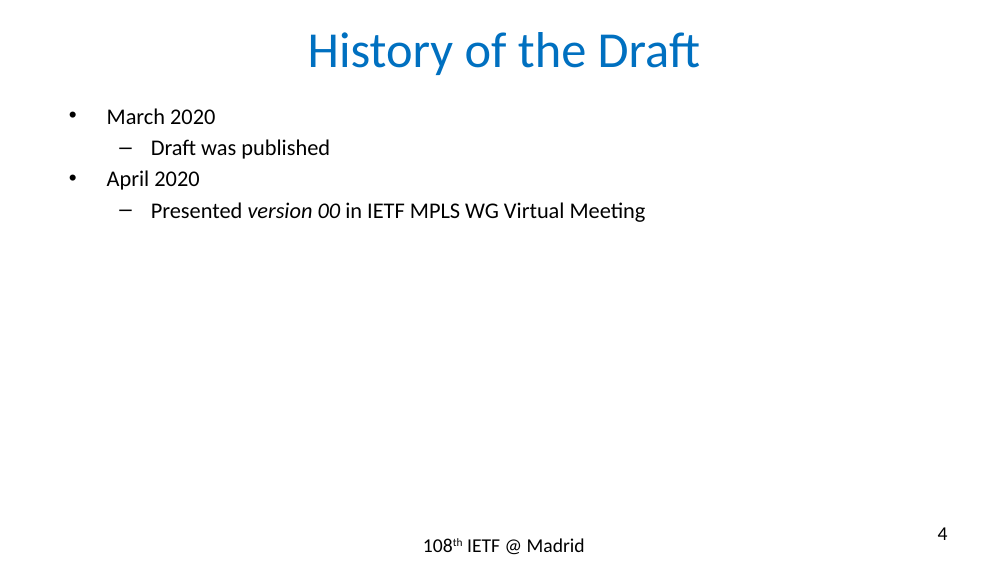
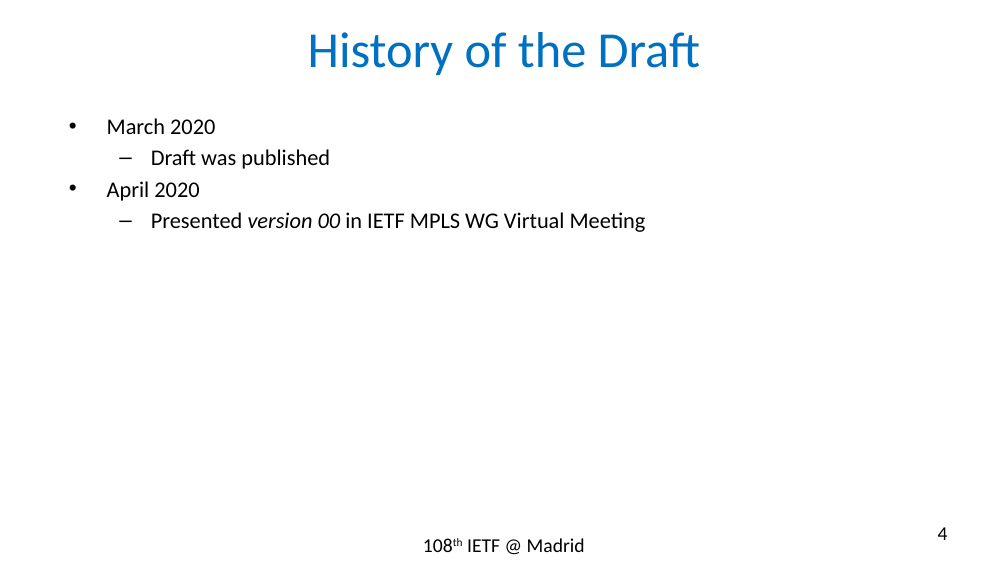
Before and after one commit to rakgandhi/ietf-slides, a slide deck: slide 4 of draft-gandhi-spring-sr-enhanced-plm-01.pptx. Drawn at 1008x567 pixels with LibreOffice and Linux fonts; fonts in the diff are those of the drawing. Boxes give left, top, right and bottom in pixels: in the first picture for what was removed or moved away, otherwise in the second. Text is boxed around its words. In the diff, an @@ line names an element or a change of style, - is before the commit and + after.

```diff
--- a/draft-gandhi-spring-sr-enhanced-plm-01.pptx
+++ b/draft-gandhi-spring-sr-enhanced-plm-01.pptx
@@ text "March 2020" moved from (x1=107, y1=108, x2=646, y2=222) to (x1=107, y1=118, x2=646, y2=232) @@
```
Also in this commit, not shown: 4 other slides changed, 6 slides removed, 1 other file.
